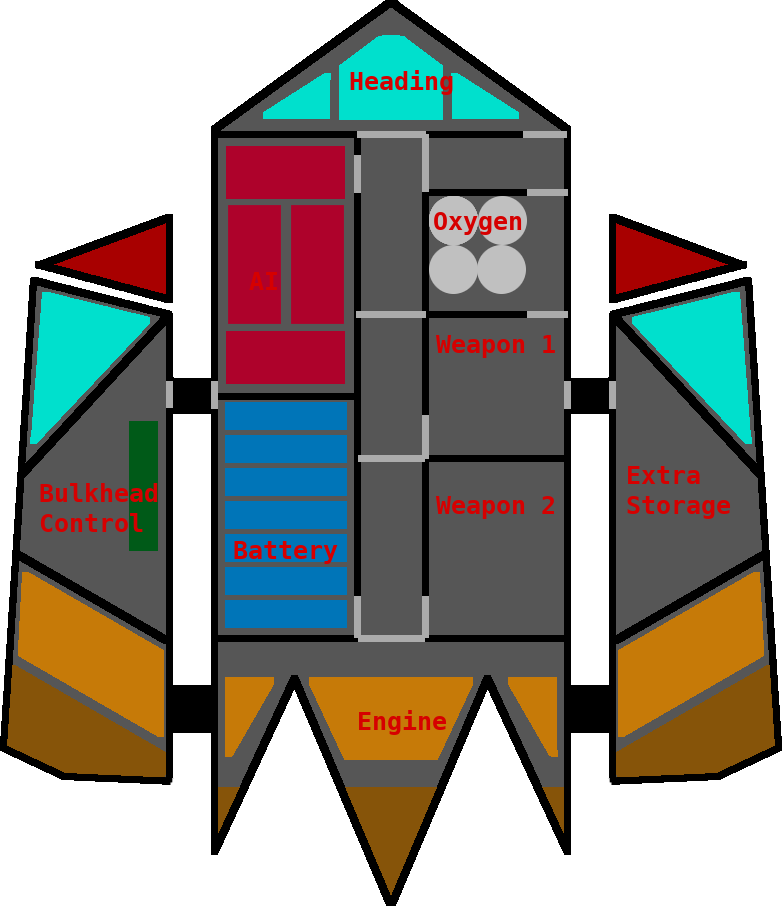
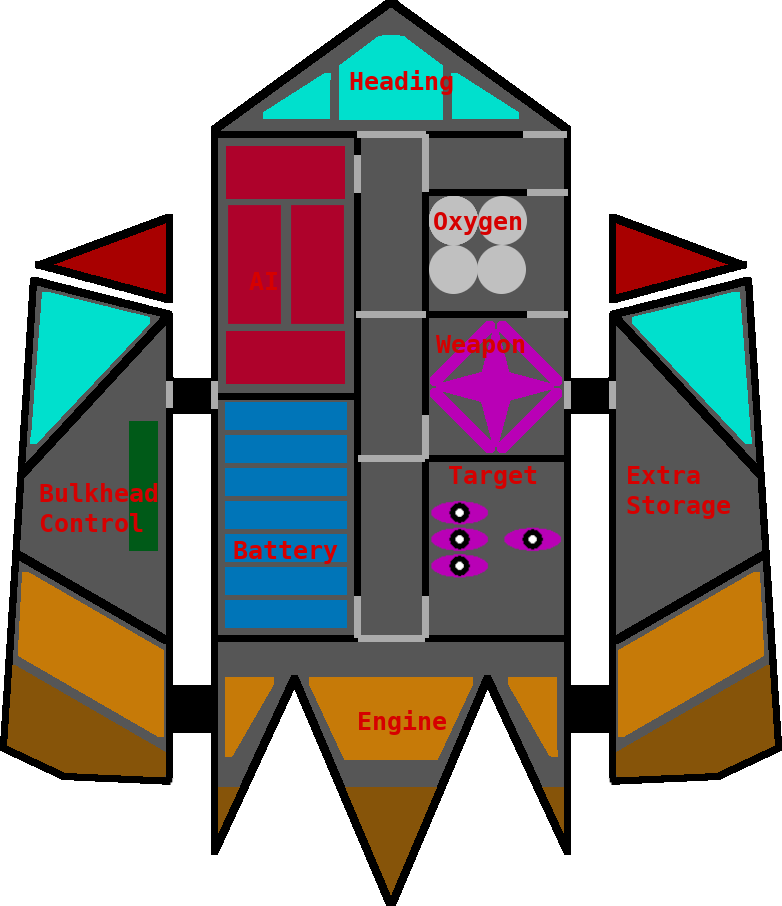
Layers edited between the first and the second (782, 906) image:
renamed "Weapon 2" to "Target", painted on it over (436, 466, 554, 519)
renamed "Weapon 1" to "Weapon", painted on it over (450, 335, 555, 358)
painted on "Things" over (430, 321, 562, 578)
